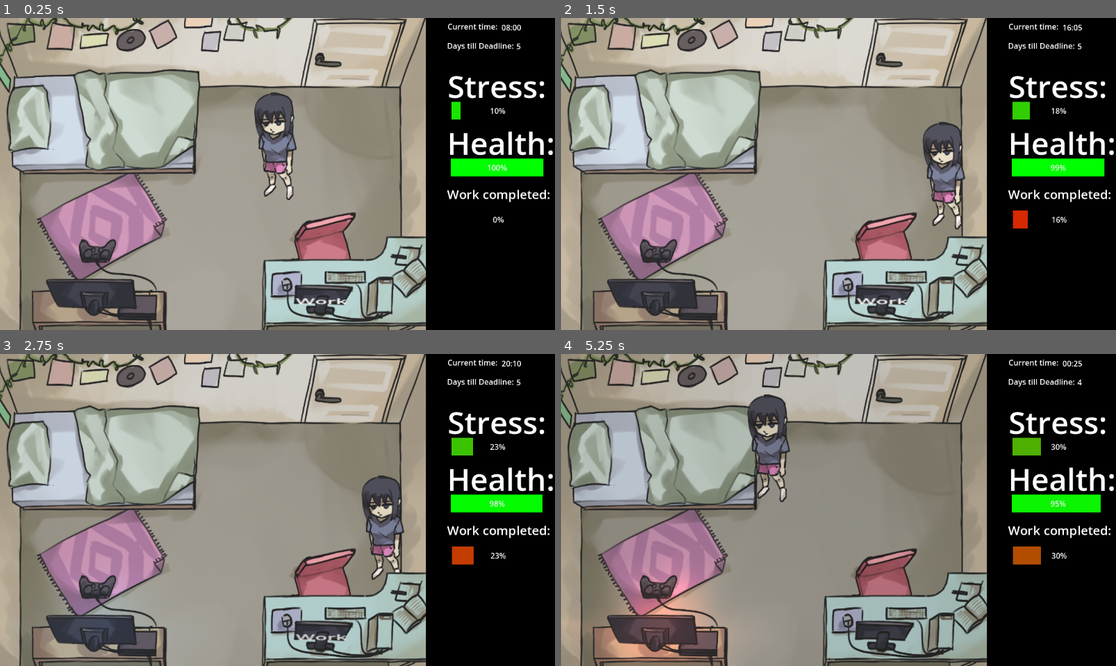
Above: before the commit, frames 1-4 (two rows, left to right).
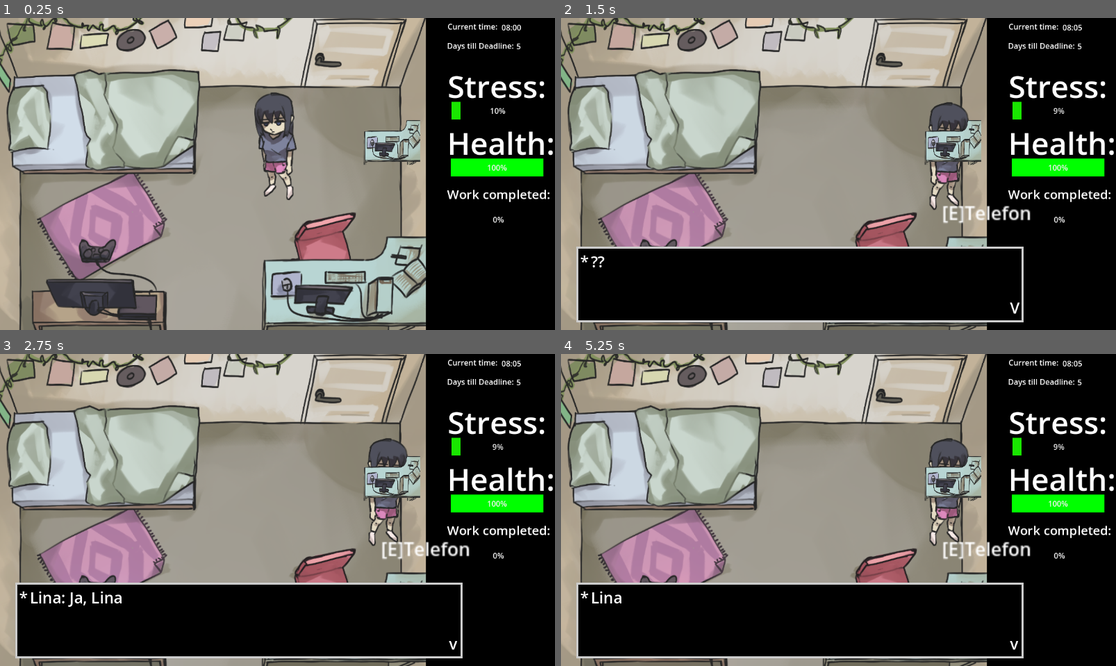
Above: after the commit, the same moments.

Repository: rschlegeTH/EPWS2526PritzkauSchlegel
Game: Godot game, scene res://main_scene_room.tscn
Same seed, same stepped clock (60 frames per second), same inputs: the game is played once before the commit and once after it. The engine's default icon, where the game draws it, is replaced by a stand-in: a white triangle on a blue panel in a dark square.
Inputs (mouse positions are in pixels of both pictures, inside the frame that each line leads up to):
- Up to frame 1 (0.25 s): no input
- Up to frame 2 (1.5 s): tap Enter (ui_accept) at 0.5, 0.77 s; move the mouse to (882, 298) at 0.52 s; hold Right (ui_right) 0.53-1.28 s; hold E (interact) 0.53-1.28 s; move the mouse to (727, 189) at 1.27 s; hold Down (ui_down) from 1.28 s (still down); tap E (interact) at 1.35 s
- Up to frame 3 (2.75 s): tap Enter (ui_accept) at 1.52, 2 s; move the mouse to (333, 441) at 2.02 s; release Down (ui_down) at 2.03 s; hold Right (ui_right) from 2.03 s (still down); hold E (interact) from 2.03 s (still down)
- Up to frame 4 (5.25 s): move the mouse to (810, 572) at 2.77 s; release Right (ui_right) at 2.78 s; release E (interact) at 2.78 s; hold Up (ui_up) 2.78-3.53 s; tap E (interact) at 2.85, 4.35 s; tap Enter (ui_accept) at 3.02, 3.77, 4.52, 5 s; move the mouse to (1005, 556) at 3.52 s; hold E (interact) 3.53-4.28 s; hold Left (ui_left) 3.53-5.03 s; move the mouse to (672, 463) at 4.27 s; move the mouse to (866, 510) at 5.02 s; hold Down (ui_down) from 5.03 s (still down); hold E (interact) from 5.03 s (still down)

The runs differ from the first frame. In frame 1, 1.1% of the frame differs, in the area x 53-76%, y 32-92%; in frame 2, 21%; in frame 3, 22%; in frame 4, 23%, in the area x 2-98%, y 2-99%.

Commit message:
TelefonIntegration + Bugfixes

Diff:
--- a/Development/new-game-project/main_scene_room.tscn
+++ b/Development/new-game-project/main_scene_room.tscn
@@ -29,11 +29,17 @@
 [ext_resource type="Texture2D" uid="uid://b16syya0jtmnf" path="res://Sprites/Chair.png" id="12_78hxn"]
 [ext_resource type="Script" uid="uid://ww5lfs3q7ag7" path="res://scritps/RoomUI/stress_progress_bar.gd" id="12_l7cbk"]
 [ext_resource type="Script" uid="uid://4kvqfpelv0xf" path="res://scritps/endscreen.gd" id="13_qvx3r"]
+[ext_resource type="Texture2D" uid="uid://bk3cak3bprttw" path="res://Sprites/Character max stressed.png" id="13_them1"]
 [ext_resource type="Script" uid="uid://cboeeqahucrb3" path="res://scritps/win_or_lose.gd" id="14_78hxn"]
+[ext_resource type="Texture2D" uid="uid://clwdmqq5iv2vg" path="res://Sprites/Character max tired.png" id="14_k18p7"]
 [ext_resource type="Script" uid="uid://cbkp11y6ficih" path="res://scritps/win_or_lose_disc.gd" id="15_jo7i1"]
+[ext_resource type="Texture2D" uid="uid://d270dvqbyq76l" path="res://Sprites/Character max tired and max stressed.png" id="15_s2nlt"]
+[ext_resource type="Texture2D" uid="uid://c117x8gsjcs2o" path="res://Sprites/Character max tired and stressed.png" id="16_eo7ub"]
 [ext_resource type="Texture2D" uid="uid://dfb6o1eo4e23j" path="res://icon.svg" id="16_v0yip"]
+[ext_resource type="Texture2D" uid="uid://u5bm3r7scp80" path="res://Sprites/Character tired and max stressed.png" id="19_4vog7"]
 [ext_resource type="PackedScene" uid="uid://solg1nieiklo" path="res://scritps/Tooltip/tooltip.tscn" id="20_78hxn"]
 [ext_resource type="Script" uid="uid://pi2ooeptgdgq" path="res://scritps/Tooltip/tooltip_interact.gd" id="23_jo7i1"]
+[ext_resource type="PackedScene" uid="uid://c7phnqg17lak8" path="res://scritps/Telefon/telefon.tscn" id="30_bddpn"]
 
 [sub_resource type="Curve" id="Curve_7ycvg"]
 _data = [Vector2(0.3032787, 0.50075305), 0.0, 0.68272454, 0, 0, Vector2(1, 1), 0.7165662, 0.0, 1, 0]
@@ -89,6 +95,38 @@
 }, {
 "frames": [{
 "duration": 1.0,
+"texture": ExtResource("13_them1")
+}],
+"loop": true,
+"name": &"max stressed",
+"speed": 5.0
+}, {
+"frames": [{
+"duration": 1.0,
+"texture": ExtResource("14_k18p7")
+}],
+"loop": true,
+"name": &"max tired",
+"speed": 5.0
+}, {
+"frames": [{
+"duration": 1.0,
+"texture": ExtResource("15_s2nlt")
+}],
+"loop": true,
+"name": &"max tired and max stressed",
+"speed": 5.0
+}, {
+"frames": [{
+"duration": 1.0,
+"texture": ExtResource("16_eo7ub")
+}],
+"loop": true,
+"name": &"max tired and stressed",
+"speed": 5.0
+}, {
+"frames": [{
+"duration": 1.0,
 "texture": ExtResource("4_fgg7d")
 }],
 "loop": true,
@@ -101,6 +139,14 @@
 }],
 "loop": true,
 "name": &"tired",
+"speed": 5.0
+}, {
+"frames": [{
+"duration": 1.0,
+"texture": ExtResource("19_4vog7")
+}],
+"loop": true,
+"name": &"tired and max stressed",
 "speed": 5.0
 }, {
 "frames": [{
@@ -126,6 +172,9 @@
 
 [sub_resource type="RectangleShape2D" id="RectangleShape2D_3ukrw"]
 size = Vector2(33.115784, 166.57889)
+
+[sub_resource type="RectangleShape2D" id="RectangleShape2D_them1"]
+size = Vector2(103.66856, 53.14499)
 
 [sub_resource type="WorldBoundaryShape2D" id="WorldBoundaryShape2D_uvgfp"]
 distance = -66.44444
@@ -194,6 +243,8 @@
 
 [node name="Player" type="CharacterBody2D" parent="."]
 z_index = 1
+collision_layer = 9
+collision_mask = 9
 script = ExtResource("2_uvgfp")
 
 [node name="CollisionShape2D" type="CollisionShape2D" parent="Player"]
@@ -205,6 +256,7 @@
 position = Vector2(-0.49999624, -60.095)
 scale = Vector2(0.326, 0.298)
 sprite_frames = SubResource("SpriteFrames_jo7i1")
+animation = &"tired"
 autoplay = "default"
 
 [node name="Room" type="Node2D" parent="."]
@@ -320,14 +372,15 @@
 scale = Vector2(0.9999999, 0.9999997)
 shape = SubResource("RectangleShape2D_3ukrw")
 
-[node name="Area2D" type="Area2D" parent="Room/Arbeitsplatz"]
-
-[node name="CollisionShape2D" type="CollisionShape2D" parent="Room/Arbeitsplatz/Area2D"]
+[node name="Area2DWork" type="Area2D" parent="Room/Arbeitsplatz"]
+collision_mask = 8
+
+[node name="CollisionShape2D" type="CollisionShape2D" parent="Room/Arbeitsplatz/Area2DWork"]
 position = Vector2(9.302, -111.393)
 scale = Vector2(0.99999994, 0.99999994)
-shape = SubResource("RectangleShape2D_hehhx")
-
-[node name="WorkRichTextLabel" type="RichTextLabel" parent="Room/Arbeitsplatz/Area2D"]
+shape = SubResource("RectangleShape2D_them1")
+
+[node name="WorkRichTextLabel" type="RichTextLabel" parent="Room/Arbeitsplatz/Area2DWork"]
 visible = false
 offset_left = -64.63054
 offset_top = -69.493004
@@ -335,7 +388,7 @@
 offset_bottom = 64.38323
 mouse_filter = 1
 bbcode_enabled = true
-text = "[workEffect]Work[/workEffect]"
+text = "[E][workEffect]Work[/workEffect]"
 horizontal_alignment = 1
 vertical_alignment = 1
 script = ExtResource("3_uvgfp")
@@ -384,6 +437,10 @@
 position = Vector2(-3.3829534, -1.2889504e-06)
 scale = Vector2(0.08537611, 0.118518524)
 texture = ExtResource("11_fgg7d")
+
+[node name="Telefon" parent="Room" instance=ExtResource("30_bddpn")]
+position = Vector2(41.907227, -20.938272)
+scale = Vector2(0.33139157, 0.4740741)
 
 [node name="Lables" type="Control" parent="."]
 layout_mode = 3
@@ -572,5 +629,5 @@
 [connection signal="body_exited" from="Room/Bett/BettArea2D" to="Room/Bett/BettArea2D/SleepRichTextLabel" method="_on_bett_area_2d_body_exited"]
 [connection signal="body_entered" from="Room/Konsole/Area2D" to="Room/Konsole/Area2D/PlayRichTextLabel" method="_on_area_2d_body_entered"]
 [connection signal="body_exited" from="Room/Konsole/Area2D" to="Room/Konsole/Area2D/PlayRichTextLabel" method="_on_area_2d_body_exited"]
-[connection signal="body_entered" from="Room/Arbeitsplatz/Area2D" to="Room/Arbeitsplatz/Area2D/WorkRichTextLabel" method="_on_area_2d_body_entered"]
-[connection signal="body_exited" from="Room/Arbeitsplatz/Area2D" to="Room/Arbeitsplatz/Area2D/WorkRichTextLabel" method="_on_area_2d_body_exited"]
+[connection signal="body_entered" from="Room/Arbeitsplatz/Area2DWork" to="Room/Arbeitsplatz/Area2DWork/WorkRichTextLabel" method="_on_work_area_2d_body_entered"]
+[connection signal="body_exited" from="Room/Arbeitsplatz/Area2DWork" to="Room/Arbeitsplatz/Area2DWork/WorkRichTextLabel" method="_on_work_area_2d_body_exited"]
--- a/Development/new-game-project/scritps/DialogRPGStyle/textbox.tscn
+++ b/Development/new-game-project/scritps/DialogRPGStyle/textbox.tscn
@@ -10,6 +10,7 @@
 border_width_bottom = 4
 
 [sub_resource type="SystemFont" id="SystemFont_mytm0"]
+subpixel_positioning = 0
 
 [node name="Textbox" type="CanvasLayer"]
 script = ExtResource("1_mytm0")
@@ -62,7 +63,7 @@
 size_flags_vertical = 1
 theme_override_fonts/font = SubResource("SystemFont_mytm0")
 theme_override_font_sizes/font_size = 32
-text = "Platzhalter von Ben Ben BEnNNNNNNNN BEn BEnnnnnnnnnnnnnnnn BENNNNNNNNNNNNNNNN Bfsdf"
+text = "Platzhalter Text"
 autowrap_mode = 3
 
 [node name="End" type="Label" parent="TextboxContainer/MarginContainer/HBoxContainer"]
--- a/Development/new-game-project/scritps/Telefon/telefon.tscn
+++ b/Development/new-game-project/scritps/Telefon/telefon.tscn
@@ -6,47 +6,50 @@
 [sub_resource type="RectangleShape2D" id="RectangleShape2D_qhs0p"]
 size = Vector2(33.115784, 166.57889)
 
-[sub_resource type="RectangleShape2D" id="RectangleShape2D_imd0l"]
-size = Vector2(68.098526, 202.34886)
+[sub_resource type="RectangleShape2D" id="RectangleShape2D_qinj5"]
+size = Vector2(32, 42)
 
 [node name="Telefon" type="Node2D"]
 z_index = 2
 script = ExtResource("1_qinj5")
 
-[node name="Arbeitsplatz2" type="StaticBody2D" parent="."]
+[node name="Telefon" type="StaticBody2D" parent="."]
 z_index = 2
 position = Vector2(8.000004, 24)
 scale = Vector2(0.35243058, 0.19328707)
 
-[node name="Arbeitsplatz" type="Sprite2D" parent="Arbeitsplatz2"]
+[node name="Arbeitsplatz" type="Sprite2D" parent="Telefon"]
 position = Vector2(-80.31754, -266.73047)
 scale = Vector2(0.25576904, 0.61317366)
 texture = ExtResource("2_5gr4t")
 
-[node name="CollisionShape2D2" type="CollisionShape2D" parent="Arbeitsplatz2"]
+[node name="CollisionShape2D2" type="CollisionShape2D" parent="Telefon"]
 position = Vector2(84.72058, -18.906158)
 scale = Vector2(0.9999999, 0.9999997)
 shape = SubResource("RectangleShape2D_qhs0p")
 
-[node name="Area2D" type="Area2D" parent="Arbeitsplatz2"]
+[node name="Area2D" type="Area2D" parent="Telefon"]
+position = Vector2(-22.699516, -124.16764)
+scale = Vector2(2.837438, 5.1736517)
+collision_layer = 9
+collision_mask = 8
 
-[node name="CollisionShape2D" type="CollisionShape2D" parent="Arbeitsplatz2/Area2D"]
-position = Vector2(21.438416, -36.79123)
-scale = Vector2(0.9999999, 0.99999994)
-shape = SubResource("RectangleShape2D_imd0l")
+[node name="CollisionShape2D" type="CollisionShape2D" parent="Telefon/Area2D"]
+position = Vector2(16, 19)
+shape = SubResource("RectangleShape2D_qinj5")
 
-[node name="TelefonInteractionUI" type="RichTextLabel" parent="Arbeitsplatz2/Area2D"]
+[node name="TelefonInteractionUI" type="RichTextLabel" parent="Telefon/Area2D"]
 visible = false
 z_index = 20
-offset_left = -64.63054
-offset_top = -69.493004
-offset_right = 63.684723
-offset_bottom = 64.38323
+offset_left = -14.777775
+offset_top = 10.567901
+offset_right = 113.53749
+offset_bottom = 144.44414
 mouse_filter = 1
 bbcode_enabled = true
 text = "[E]Telefon"
 horizontal_alignment = 1
 vertical_alignment = 1
 
-[connection signal="body_entered" from="Arbeitsplatz2/Area2D" to="." method="_on_area_2d_body_entered"]
-[connection signal="body_exited" from="Arbeitsplatz2/Area2D" to="." method="_on_area_2d_body_exited"]
+[connection signal="body_entered" from="Telefon/Area2D" to="." method="_on_area_2d_body_entered"]
+[connection signal="body_exited" from="Telefon/Area2D" to="." method="_on_area_2d_body_exited"]
--- a/Development/new-game-project/scritps/Telefon/telefon_interaction_ui.gd
+++ b/Development/new-game-project/scritps/Telefon/telefon_interaction_ui.gd
@@ -2,7 +2,7 @@
 
 var playerInArea: bool = false
 var callAvailable: bool = false
-@onready var ui = $"Arbeitsplatz2/Area2D/TelefonInteractionUI"
+@onready var ui = $"Telefon/Area2D/TelefonInteractionUI"
 
 ## Eine Array-Zelle beschreibt eine Textbox.
 @export_multiline var lines: Array[String] = [
--- a/Development/new-game-project/scritps/player.gd
+++ b/Development/new-game-project/scritps/player.gd
@@ -9,22 +9,36 @@
 func _process(_delta: float) -> void:
 	if((vMan.stress > 50) && (vMan.gesundheit < 50)):
 		anim.play("tired and stressed")
+		if((vMan.stress > 80) && (vMan.gesundheit < 20)):
+			anim.play("max tired and max stressed")
+		elif ((vMan.stress > 80) && (vMan.gesundheit < 50)):
+			anim.play("tired and max stressed")
+		elif ((vMan.stress > 50) && (vMan.gesundheit < 20)):
+			anim.play("max tired and stressed")
 	elif(vMan.stress > 50):
 		anim.play("stressed")
+		if(vMan.stress > 80):
+			anim.play("max stressed")
 	elif(vMan.gesundheit < 50):
 		anim.play("tired")
+		if(vMan.gesundheit < 20):
+			anim.play("max tired")
 	else:
 		anim.play("default")
 func _physics_process(_delta: float) -> void:
-	# Add the gravity.
-
-
+	#Sollte gerade Dialog ausgeführt werden, darf der Spieler sich nicht bewegen.
+	if(vMan.text_active):
+		return
 
 	# Get the input direction and handle the movement/deceleration.
 	# As good practice, you should replace UI actions with custom gameplay actions.
 	var direction := Input.get_axis("ui_left", "ui_right")
 	if direction:
 		velocity.x = direction * SPEED
+		if(direction > 0):
+			anim.flip_h = true
+		else:
+			anim.flip_h = false
 	else:
 		velocity.x = move_toward(velocity.x, 0, SPEED)
 	var vertDirection := Input.get_axis("ui_up", "ui_down")
--- a/Development/new-game-project/scritps/variable_manager.gd
+++ b/Development/new-game-project/scritps/variable_manager.gd
@@ -30,6 +30,11 @@
 @export_range(0, 288) var ticksSinceSleep: int = 0 ## Die vergangenen Ticks, seit der letzten Nutzung des Schlafbuttons.
 #ALT Sonstige Variablen
 var interactionObject: int = 0
+var text_active:= false
+
+func _ready() -> void:
+	DialogueManager.vMan = self
+
 # Anpassen, weil g_mod < 1 und clamp immer auf 1 setzt
 ## Führt die Kalkulation des Gesundheitswertes aus.
 func calcGes() -> void:
@@ -124,6 +129,8 @@
 
 ## Uhrzeit erhöhen um einen bestimmten Stundend-Wert, sollte keine Wert übergeben werden oder der Wert 0 sein, wird die Zeit um 5 min erhöht.
 func increase_Time(time_Inc:int = 0) -> void:
+	if(text_active):
+		return
 	totalGameTicks = totalGameTicks + time_Inc
 	var totalMinutes: int = totalGameTicks * MINUTETICK
 	@warning_ignore("integer_division") var totalHours: int = floor(totalMinutes / 60) # 60 = dauer einer Stunde in Minuten
--- a/Development/new-game-project/scritps/work_rich_text_label.gd
+++ b/Development/new-game-project/scritps/work_rich_text_label.gd
@@ -1,7 +1,7 @@
 extends RichTextLabel
 
-var work_effect:WorkEffect
-@onready var vMan = %"Variablen-Manager"
+var work_effect : WorkEffect
+@onready var vMan := %"Variablen-Manager"
 # Called when the node enters the scene tree for the first time.
 func _ready() -> void:
 	work_effect = WorkEffect.new()
@@ -9,11 +9,11 @@
 	install_effect(work_effect)
 
 
-func _on_area_2d_body_entered(body: Node2D) -> void:
+func _on_work_area_2d_body_entered(body: Node2D) -> void:
 	$".".show()
 	vMan.interactionObject = 3
 
 
-func _on_area_2d_body_exited(body: Node2D) -> void:
+func _on_work_area_2d_body_exited(body: Node2D) -> void:
 	$".".hide()
 	vMan.interactionObject = 0
--- a/Development/new-game-project/singeltons/DialogueManager.gd
+++ b/Development/new-game-project/singeltons/DialogueManager.gd
@@ -4,9 +4,10 @@
 const TEXTBOX = preload("res://scritps/DialogRPGStyle/textbox.tscn")
 
 var is_dialogue_active = false
-
+var vMan:Node
 ## Übergebenen Text in einer Textbox ausgeben.
 func show_text(lines: Array[String]):
+
 	# Optional: Verhindern, dass zwei Boxen gleichzeitig entstehen
 	if is_dialogue_active:
 		return
@@ -23,10 +24,13 @@
 
 	# Aktivität des Dialogs vermerken
 	is_dialogue_active = true
-
+	if vMan:
+		vMan.text_active = is_dialogue_active
 	# Verbeinden des "tree_exited" Signal, um zu wissen, wann die Box weg ist
 	textbox_instance.tree_exited.connect(_on_textbox_closed)
 
 func _on_textbox_closed():
 	is_dialogue_active = false
+	if vMan:
+		vMan.text_active = is_dialogue_active
 	print("Dialog beendet")
Not shown: 1 places in Development/new-game-project/main_scene_room.tscn that only renumber resources
